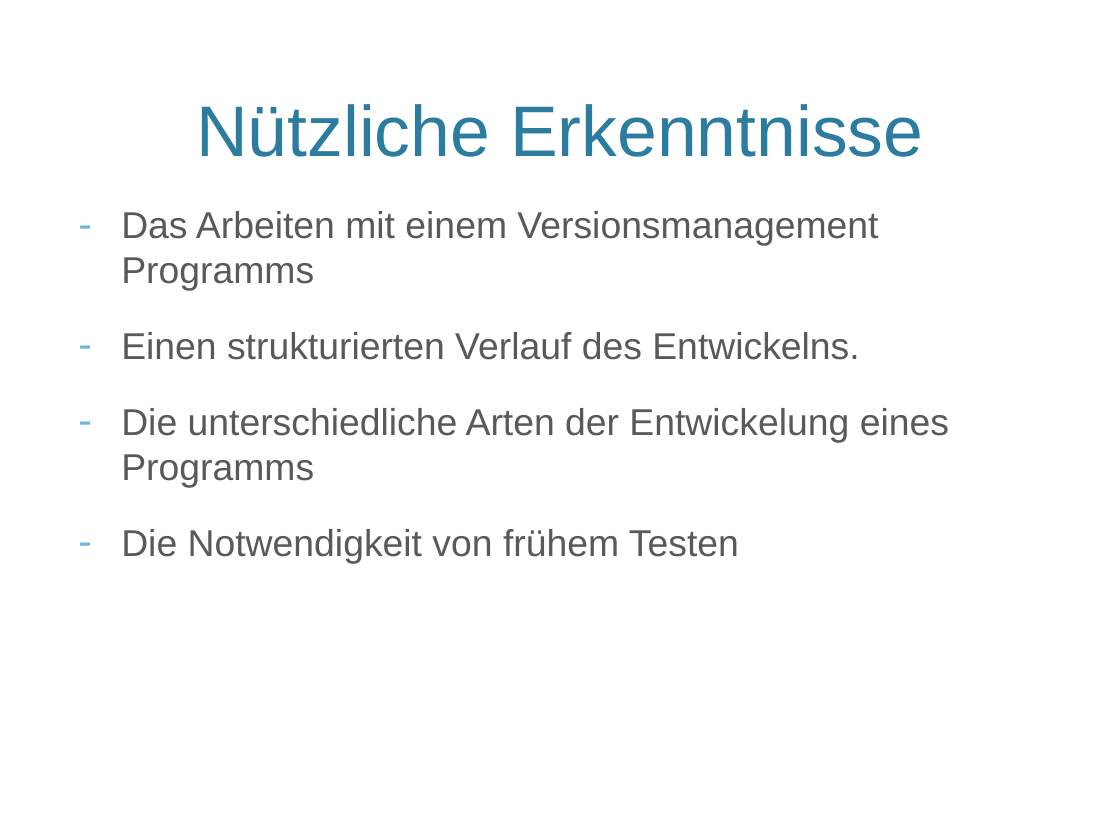
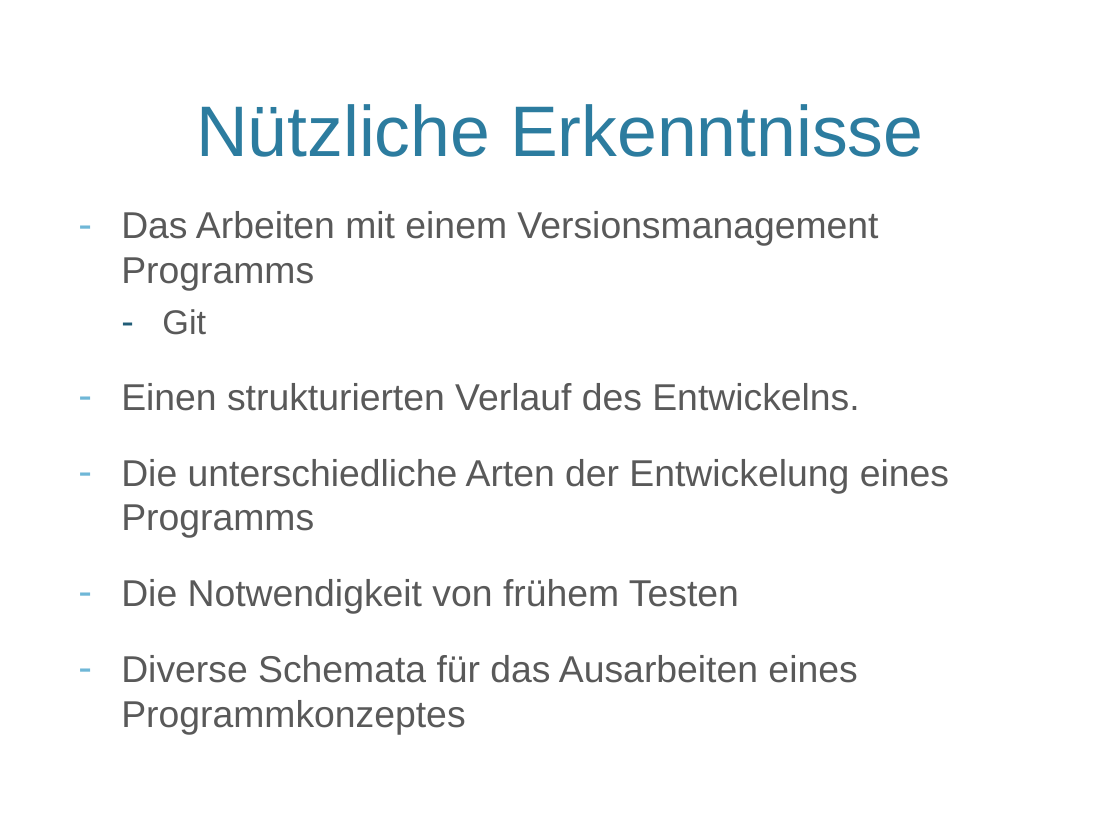
Before and after one commit to SWT-Projektgruppe-2015/Rollenspielmanager, a slide deck: slide 3 of Dokumente/SWT-Vortrag/SWTStudentenVortrag.pptx (slide 6 before the commit). Drawn at 1120x840 pixels with LibreOffice and Linux fonts; fonts in the diff are those of the drawing; background and template pictures are left out. Boxes give left, top, right and bottom in pixels: in the first picture for what was removed or moved away, otherwise in the second. Text is boxed around its words. In the diff, an @@ line names an element or a change of style, - is before the commit and + after.

```diff
--- a/Dokumente/SWT-Vortrag/SWTStudentenVortrag.pptx
+++ b/Dokumente/SWT-Vortrag/SWTStudentenVortrag.pptx
@@ text at (162,309,206,335): paragraph added @@
+  – Git
@@ text at (121,655,857,735): paragraph added @@
+– Diverse Schemata für das Ausarbeiten eines Programmkonzeptes
```
Also in this commit, not shown: 2 other slides changed, 3 slides added.
